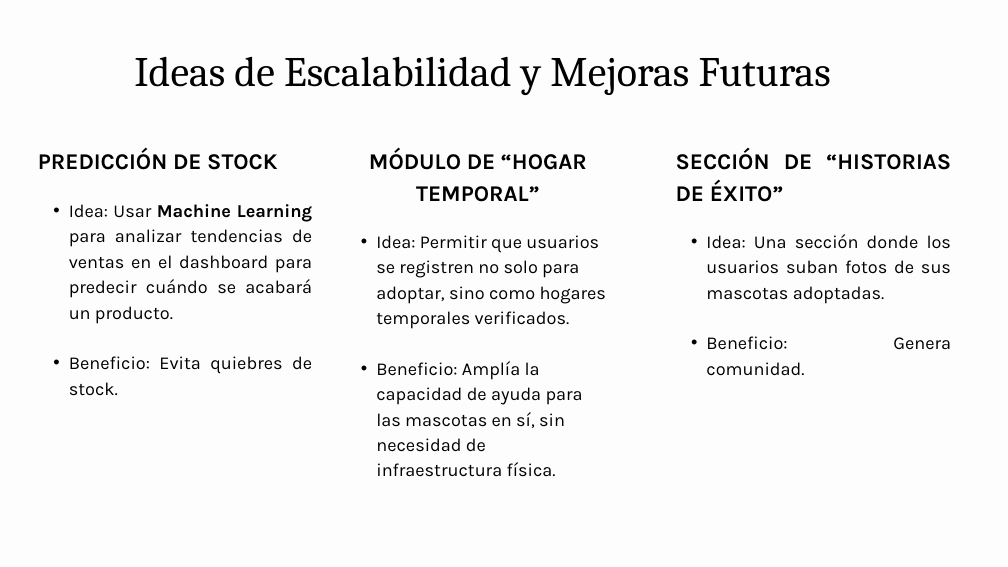
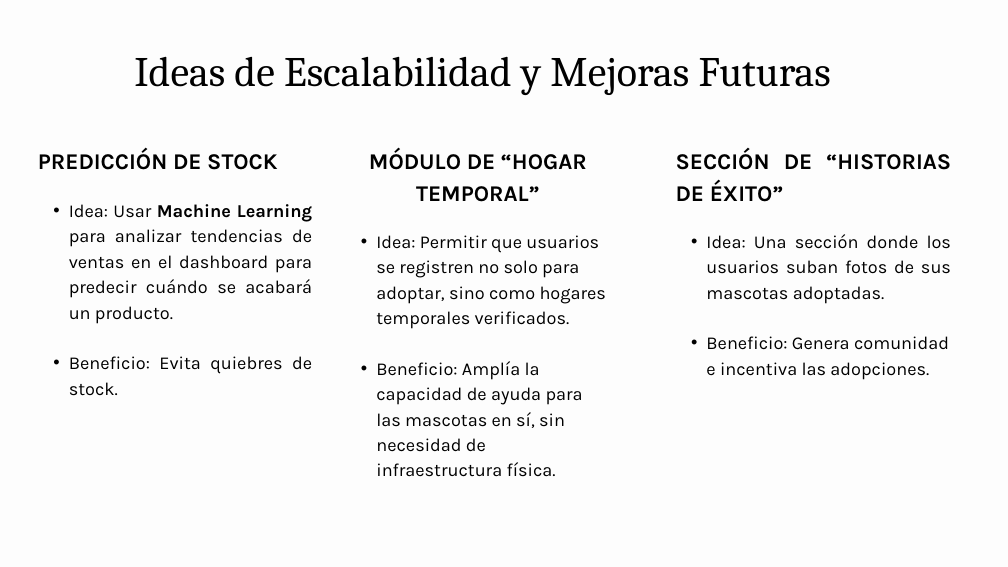
Before and after one commit to Olivernio/DuocUC_APT, a slide deck: slide 8 of Fase 2/Evidencias Proyecto/Presentación Proyecto.pptx. Drawn at 1008x567 pixels with LibreOffice and Linux fonts; fonts in the diff are those of the drawing. Boxes give left, top, right and bottom in pixels: in the first picture for what was removed or moved away, otherwise in the second. Text is boxed around its words. In the diff, an @@ line names an element or a change of style, - is before the commit and + after.

```diff
--- a/Fase 2/Evidencias Proyecto/Presentación Proyecto.pptx
+++ b/Fase 2/Evidencias Proyecto/Presentación Proyecto.pptx
@@ text at (706, 336, 949, 380): text changed @@
-  • Beneficio: Genera comunidad.
+  • Beneficio: Genera comunidad e incentiva las adopciones.
```
Also in this commit, not shown: 1 other slide changed, 1 other file.
